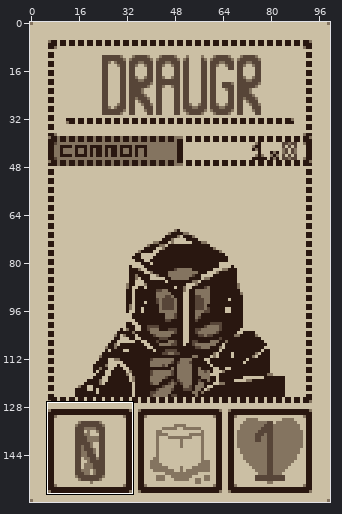
File history of a sprite sheet, Crypt/Undead/Draugr.png. The picture above shows the old version from afar; the outline marks the close-up.
Close-up. Earlier state:
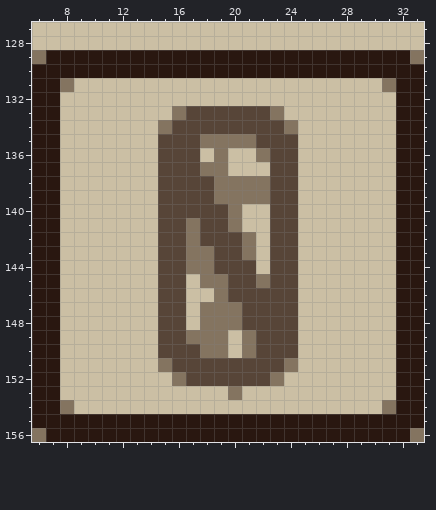
The file is 100x160 pixels. Colours within 5 levels of each other are drawn and written as one. Shown: x 6..33, y 127..156.
Now the later version:
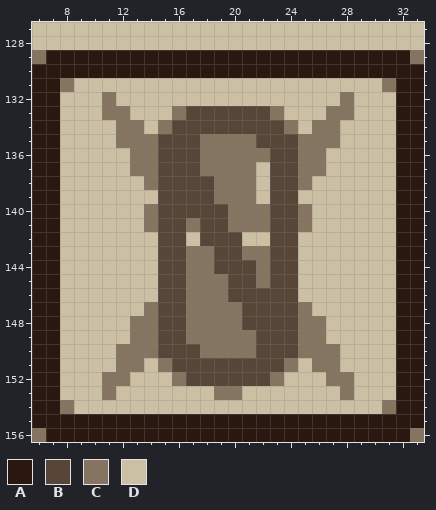
Palette (. is transparent): A #291710  B #574538  C #847460  D #cbbfa4
Difference:
@@ x 6..33 @@
 131 AACDDDDDDDDDDDDDDDDDDDDDDCAA
-132 AADDDDDDDDDDDDDDDDDDDDDDDDAA
-133 AADDDDDDDDCBBBBBBCDDDDDDDDAA
-134 AADDDDDDDCBBBBBBBBCDDDDDDDAA
-135 AADDDDDDDBBBCCCCBBBDDDDDDDAA
-136 AADDDDDDDBBBDCDDCBBDDDDDDDAA
-137 AADDDDDDDBBBCCDDDBBDDDDDDDAA
-138 AADDDDDDDBBBBCCCCBBDDDDDDDAA
-139 AADDDDDDDBBBBCCCCBBDDDDDDDAA
-140 AADDDDDDDBBBBBCDDBBDDDDDDDAA
-141 AADDDDDDDBBCBBCDDBBDDDDDDDAA
-142 AADDDDDDDBBCBBBCDBBDDDDDDDAA
-143 AADDDDDDDBBCCBBCDBBDDDDDDDAA
-144 AADDDDDDDBBCCBBBDBBDDDDDDDAA
-145 AADDDDDDDBBDCCBBCBBDDDDDDDAA
-146 AADDDDDDDBBDDCBBBBBDDDDDDDAA
-147 AADDDDDDDBBDCCCBBBBDDDDDDDAA
-148 AADDDDDDDBBDCCCBBBBDDDDDDDAA
-149 AADDDDDDDBBCCCDCBBBDDDDDDDAA
-150 AADDDDDDDBBBCCDCBBBDDDDDDDAA
-151 AADDDDDDDCBBBBBBBBCDDDDDDDAA
-152 AADDDDDDDDCBBBBBBCDDDDDDDDAA
-153 AADDDDDDDDDDDDCDDDDDDDDDDDAA
+132 AADDDCDDDDDDDDDDDDDDDDCDDDAA
+133 AADDDCCDDDCBBBBBBCDDDCCDDDAA
+134 AADDDDCCDCBBBBBBBBCDCCDDDDAA
+135 AADDDDCCCBBBCCCCBBBCCCDDDDAA
+136 AADDDDDCCBBBCCCCCBBCCDDDDDAA
+137 AADDDDDCCBBBCCCCDBBCCDDDDDAA
+138 AADDDDDDCBBBBCCCDBBCDDDDDDAA
+139 AADDDDDDDBBBBCCCDBBDDDDDDDAA
+140 AADDDDDDCBBBBBCCCBBCDDDDDDAA
+141 AADDDDDDCBBCBBCCCBBCDDDDDDAA
+142 AADDDDDDDBBDBBBDDBBDDDDDDDAA
+143 AADDDDDDDBBCCBBCCBBDDDDDDDAA
+144 AADDDDDDDBBCCBBBCBBDDDDDDDAA
+145 AADDDDDDDBBCCCBBCBBDDDDDDDAA
+146 AADDDDDDDBBCCCBBBBBDDDDDDDAA
+147 AADDDDDDCBBCCCCBBBBCDDDDDDAA
+148 AADDDDDCCBBCCCCBBBBCCDDDDDAA
+149 AADDDDDCCBBCCCCCBBBCCDDDDDAA
+150 AADDDDCCCBBBCCCCBBBCCCDDDDAA
+151 AADDDDCCDCBBBBBBBBCDCCDDDDAA
+152 AADDDCCDDDCBBBBBBCDDDCCDDDAA
+153 AADDDCDDDDDDDCCDDDDDDDCDDDAA
 154 AACDDDDDDDDDDDDDDDDDDDDDDCAA
